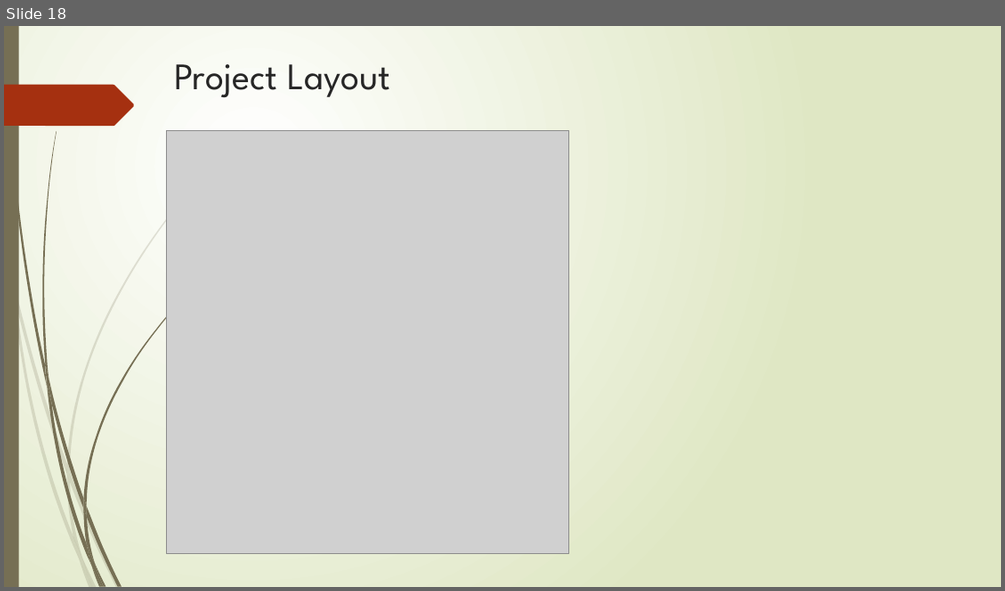
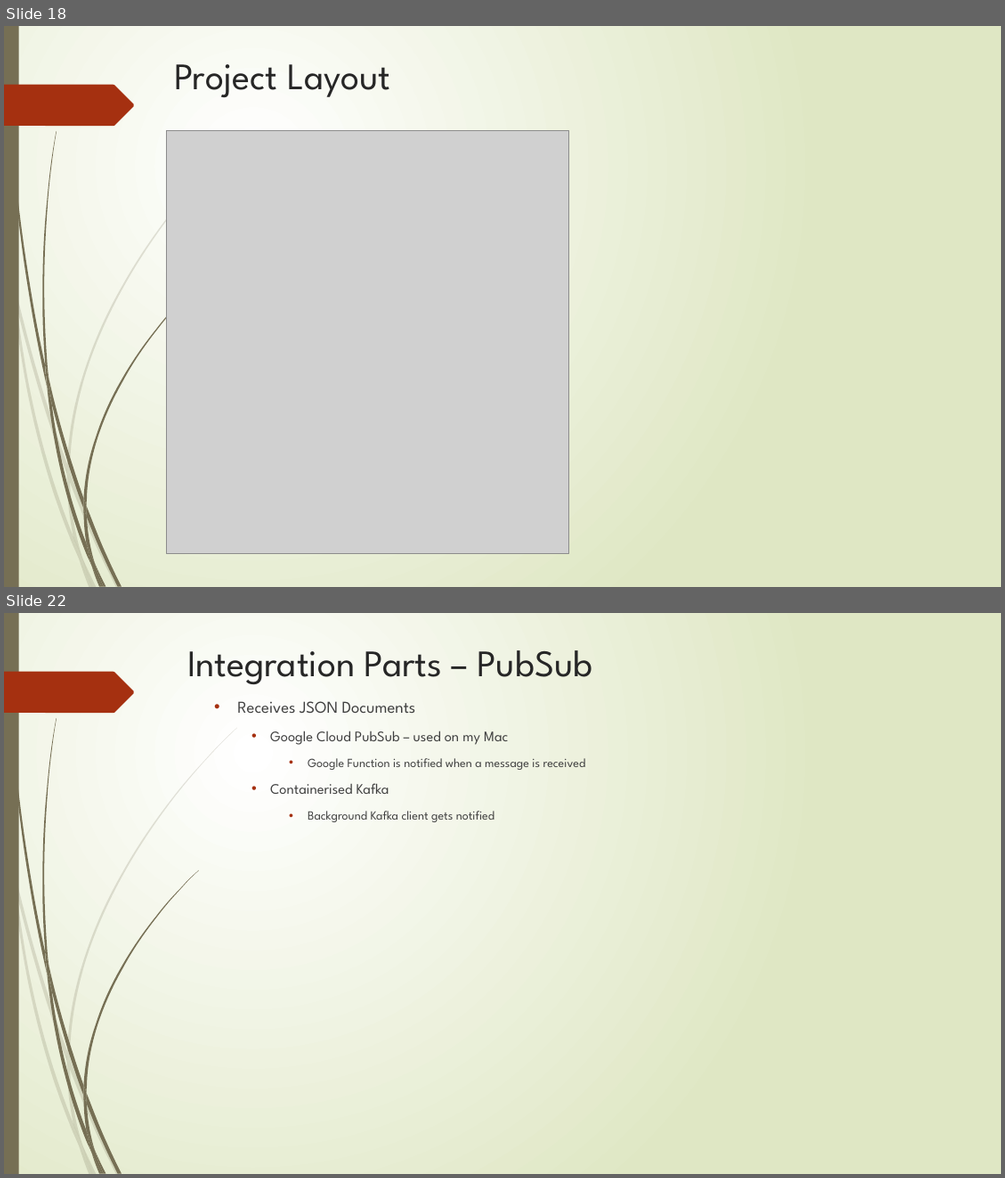
Before and after one commit to wgmartinez/apache-camel-tutorials, a slide deck: presentation/ApacheCamel.pptx. Shown one above the other, each under a label of ours: slide 18 before the commit, slides 18 and 22 after it; the slides between them are not shown. The pictures are 1005x591 and 1005x1178 pixels, drawn with LibreOffice and Linux fonts; fonts in the diff are those of the drawing; grey boxes stand for pictures. Boxes give left, top, right and bottom in pixels: in the first picture for what was removed or moved away, otherwise in the second. Text is boxed around its words. In the diff, an @@ line names an element or a change of style, - is before the commit and + after.

```diff
--- a/presentation/ApacheCamel.pptx
+++ b/presentation/ApacheCamel.pptx
@@ slide 22 added at (4,613,1001,1174), background gradient #FFFFFF to #DFE8C4; not listed: 24 template elements that a slide beside it also shows @@
@@ title added at (187,650,592,685), 36 pt, text #262626 @@
+Integration Parts – PubSub
@@ text added at (237,701,586,822), 12 pt, text #404040 @@
+  • Receives JSON Documents
+    • Google Cloud PubSub – used on my Mac
+      • Google Function is notified when a message is received
+    • Containerised Kafka
+      • Background Kafka client gets notified
```
Also in this commit, not shown: 8 slides changed, 10 other slides added, 1 other file.
